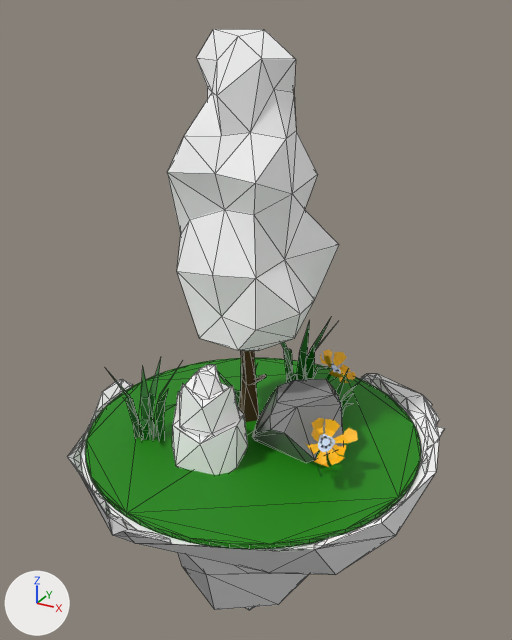
One commit to the glTF model metas/public/medium2disc.gltf: the scene before it, then after it.
The view is the same before and after, from a camera (50 mm lens) standing at (1.42, -4.36, 1.93) and looking at (-0.09, -1.62, 0.56). Arrows for +X, +Y and +Z are at lower left; the lights stay in place. Mesh edges are drawn as thin lines on the coarser meshes. Where no turn or scale is listed for an object, it has been applied to the vertices. Vertices at the same position are counted once.

Objects in the first picture: 'Bedrock.001', 'Bush2', 'Grass-m.001', 'Grass-m.002', 'Ground.001', 'Rock.001', 'Tree5Group3', 'flower2.002'.
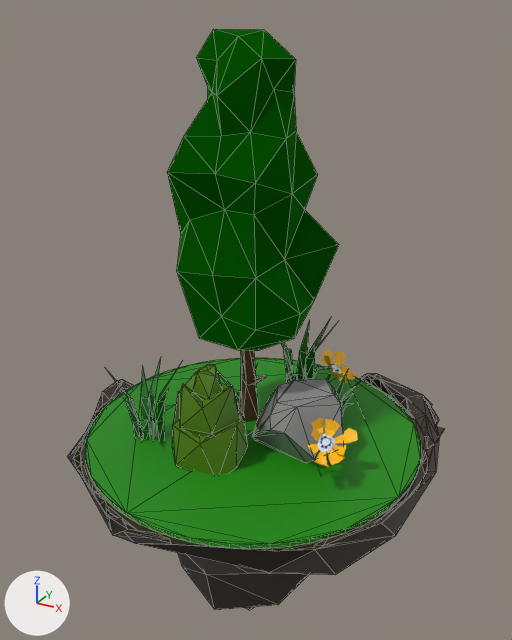
The newer file is also turned or shifted as a whole; pictures and numbers use the older file's frame.

Location of each change, (x1, y1, x2, y2) in pixels of the pictures (512 x 640 px):
'Tree5Group3', recoloured (white to green)
    both: (167, 29, 339, 422)
'Bedrock.001', recoloured
    both: (68, 374, 444, 610)
part 1 of me_icosphere_012, recoloured (white to green)
    both: (172, 365, 248, 475)

The change, as a list of edits to the scene's bpy script:
```text
Change mat_bedrock:
    mat_bedrock.base_color: (1.0, 1.0, 1.0) -> (0.0395, 0.0242, 0.013)  # white #ffffff -> brown #382b1e
Change mat_leaves:
    mat_leaves.base_color: (1.0, 1.0, 1.0) -> (0.00304, 0.202, 0.0)  # white #ffffff -> dark green #0a7c00
Add mat_light_leave_basic:
    mat_light_leave_basic = principled_material('Light-leave-basic')
    mat_light_leave_basic.base_color = (0.091, 0.221, 0.00622)  # green #558112
Change me_icosphere_012:
    where me_icosphere_012.from_pydata(...)  # 55 vertices, 88 faces; spans x -0.183..0.183, y -0.172..0.174, z 0.002..0.539
    used by ob_bush2; location = (-0.17, -1.94, -0.106)
    me_icosphere_012 part 1: 78 faces spanning x -0.183..0.183, y -0.172..0.174, z 0.002..0.539 switch from mat_light_leave (white #ffffff) to mat_light_leave_basic (green #558112)
```
